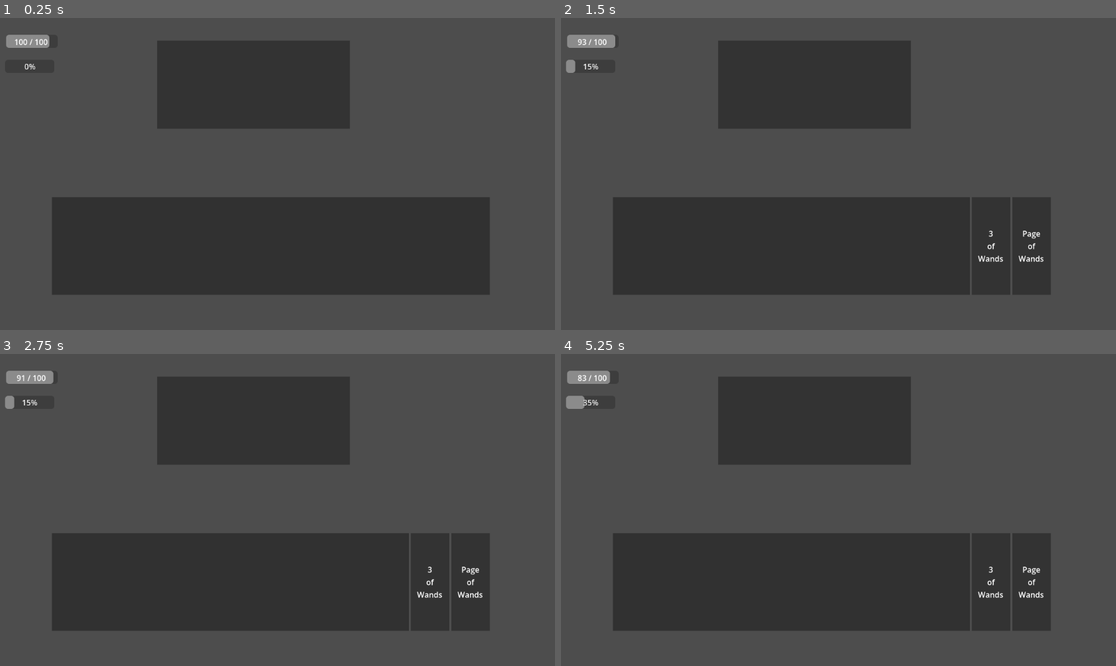
Above: before the commit, frames 1-4 (two rows, left to right).
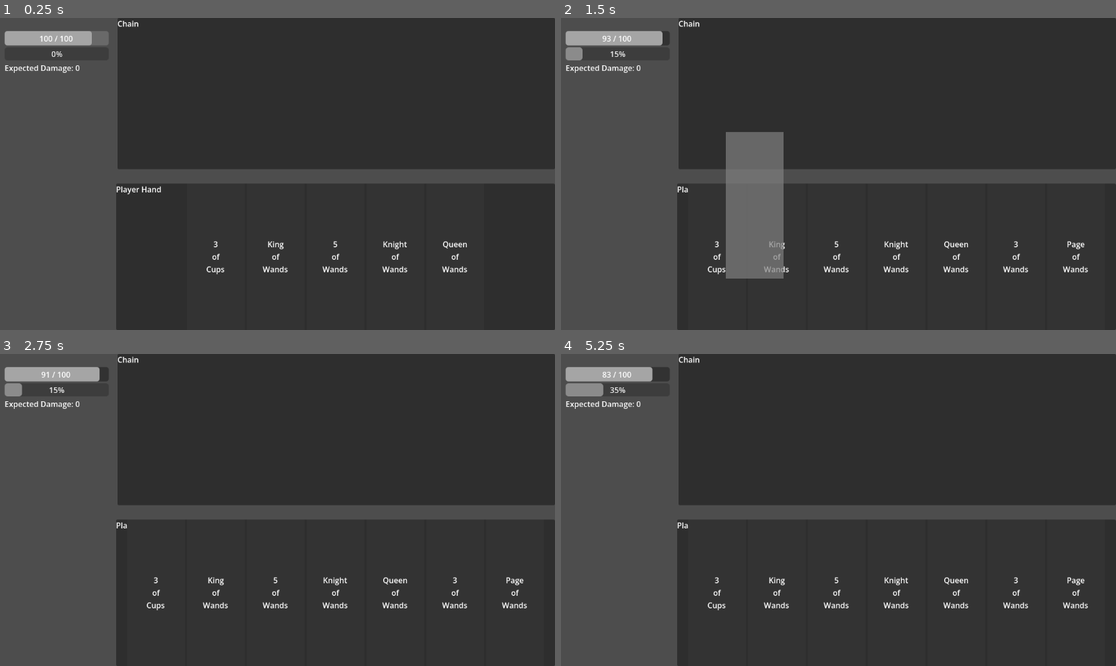
Above: after the commit, the same moments.

Repository: diana-dudak/AddictionGame_Prototype
Game: Godot game, scene res://CombatArena.tscn
Same seed, same stepped clock (60 frames per second), same inputs: the game is played once before the commit and once after it.
Inputs (mouse positions are in pixels of both pictures, inside the frame that each line leads up to):
- Up to frame 1 (0.25 s): no input
- Up to frame 2 (1.5 s): tap Enter (ui_accept) at 0.5, 0.77, 1.25 s; move the mouse to (960, 158) at 0.52 s; hold Right (ui_right) 0.53-1.25 s; click (960, 158) at 0.67 s; drag from (727, 189) to (810, 236) at 1.27 s
- Up to frame 3 (2.75 s): move the mouse to (333, 441) at 2.02 s; hold Right (ui_right) from 2.03 s (still down); click (333, 441) at 2.17 s
- Up to frame 4 (5.25 s): release Right (ui_right) at 2.75 s; tap Enter (ui_accept) at 2.75, 3.77, 4.25, 5 s; drag from (810, 572) to (672, 463) at 2.77 s; move the mouse to (1005, 556) at 3.52 s; click (1005, 556) at 3.67 s; drag from (672, 463) to (755, 432) at 4.27 s; move the mouse to (866, 510) at 5.02 s; click (866, 510) at 5.17 s

The runs differ from the first frame. In frame 1, 49% of the frame differs, in the area x 0-100%, y 0-100%; in frame 2, 53%; in frame 3, 50%; in frame 4, 50%.

Commit message:
basic fight logic setup wip

Diff:
--- a/CardUI.gd
+++ b/CardUI.gd
@@ -1,4 +1,6 @@
 class_name CardUI extends Control
+
+signal card_clicked(card_node: CardUI)
 
 @export var name_label: Label
 var card_data: CardData
@@ -35,3 +37,10 @@
 
 	# 2. Return the data payload we want to drop (returning self passes the whole node)
 	return self
+
+## Built-in Godot function: Listens for raw input on this specific control
+func _gui_input(event: InputEvent) -> void:
+	if event is InputEventMouseButton:
+		# Detect a Left Click when the mouse button is RELEASED (cleaner than pressed)
+		if event.button_index == MOUSE_BUTTON_LEFT and not event.pressed:
+			card_clicked.emit(self)
--- a/CardUI.tscn
+++ b/CardUI.tscn
@@ -3,13 +3,15 @@
 [ext_resource type="Script" uid="uid://mivdvd2780xc" path="res://CardUI.gd" id="1_huidv"]
 
 [node name="CardUI" type="Control" unique_id=86390183 node_paths=PackedStringArray("name_label")]
-custom_minimum_size = Vector2(80, 120)
+custom_minimum_size = Vector2(120, 120)
 layout_mode = 3
 anchors_preset = 15
 anchor_right = 1.0
 anchor_bottom = 1.0
 grow_horizontal = 2
 grow_vertical = 2
+mouse_filter = 1
+mouse_default_cursor_shape = 6
 script = ExtResource("1_huidv")
 name_label = NodePath("ColorRect/Label")
 
@@ -20,6 +22,8 @@
 anchor_bottom = 1.0
 grow_horizontal = 2
 grow_vertical = 2
+mouse_filter = 1
+mouse_default_cursor_shape = 6
 color = Color(0.2, 0.2, 0.2, 1)
 
 [node name="Label" type="Label" parent="ColorRect" unique_id=778854666]
@@ -29,6 +33,9 @@
 anchor_bottom = 1.0
 grow_horizontal = 2
 grow_vertical = 2
+mouse_filter = 1
+mouse_default_cursor_shape = 6
+text = "Rank of Suits"
 horizontal_alignment = 1
 vertical_alignment = 1
 autowrap_mode = 2
--- /dev/null
+++ b/ChainManager.gd
@@ -0,0 +1,28 @@
+class_name ChainManager extends Node
+
+## Calculates expected damage based on the GDD formula
+func calculate_projected_damage(chain: Array[CardData]) -> int:
+	if chain.is_empty():
+		return 0
+
+	var sum_ranks: int = 0
+	## Total multiplier from all sources, for now only from wands
+	var final_multiplier: float = 1.0
+	var wand_multiplier: float = 1.0
+
+	var sword_bonus: int = 0
+
+	for card in chain:
+		sum_ranks += card.rank
+
+		# Apply specific suit logic
+		if card.suit == CardData.Suit.WANDS:
+			wand_multiplier *= 1.5 # Wands act as an exponential multiplier
+		elif card.suit == CardData.Suit.SWORDS:
+			sword_bonus += 5 # Swords add flat raw damage
+
+	final_multiplier = wand_multiplier
+	var base_damage = (sum_ranks + sword_bonus) * chain.size()
+	var final_damage = int(base_damage * final_multiplier)
+
+	return final_damage
--- a/ChainUI.gd
+++ b/ChainUI.gd
@@ -1,21 +1,107 @@
 class_name ChainUI extends HBoxContainer
 
+signal chain_updated(current_chain: Array[CardData])
 signal card_played_to_chain(card_ui: CardUI)
+signal illegal_wp_attempted() # Broadcasts to the UI to trigger the red flash
+
+@export var hand_container: HBoxContainer
+@export var resource_manager: ResourceManager
+
+func _ready() -> void:
+	if not hand_container:
+		push_error("ChainUI: HandContainer not assigned in Inspector!")
 
 ## Built-in Godot function: Checks if the dragged payload is allowed to be dropped here.
-func _can_drop_data(at_position: Vector2, data: Variant) -> bool:
+func _can_drop_data(_at_position: Vector2, data: Variant) -> bool:
 	# Only accept the drop if the data is a CardUI node
 	return data is CardUI
 
 ## Built-in Godot function: Executes when the mouse is released over this control.
-func _drop_data(at_position: Vector2, data: Variant) -> void:
+func _drop_data(_at_position: Vector2, data: Variant) -> void:
 	var card_ui = data as CardUI
 
-	# Remove the card from the HandContainer
+# Get all current cards in the chain
+	var current_chain_nodes = get_children().filter(func(c): return c is CardUI)
+	var chain_length = current_chain_nodes.size()
+
+	var is_cup_bridge = false
+
+	# 1. MATHEMATICAL VALIDATION (The Rule of Three)
+	if chain_length > 0:
+		var previous_card = current_chain_nodes.back() as CardUI
+
+		# We call the helper function we wrote inside the CardData resource
+		if not card_ui.card_data.can_link_with(previous_card.card_data):
+			push_warning("ILLEGAL PLAY: Card rejected. Violates the Rule of Three.")
+			_reject_card_visually(card_ui)
+			return # Abort the drop
+
+		# Check if this specific link is a zero-cost Cup Bridge
+		if card_ui.card_data.suit == CardData.Suit.CUPS and card_ui.card_data.rank == previous_card.card_data.rank:
+			is_cup_bridge = true
+
+	# 2. SIMULATED ECONOMIC VALIDATION (Delta Cost)
+	# Build a temporary array of what the chain WOULD look like
+	var simulated_chain: Array[CardData] = []
+	for node in current_chain_nodes:
+		simulated_chain.append(node.card_data)
+	simulated_chain.append(card_ui.card_data)
+
+	# Ask the manager how much this hypothetical chain costs
+	var projected_cost = resource_manager.calculate_total_chain_cost(simulated_chain)
+
+	if resource_manager.current_wp < projected_cost:
+		push_warning("ILLEGAL PLAY: Insufficient Willpower.")
+		illegal_wp_attempted.emit() # Tell the UIManager to flash the bar red
+		_reject_card_visually(card_ui)
+		return # Abort the drop
+
+	# --- IF WE REACH HERE, THE PLAY IS 100% LEGAL ---
+
 	card_ui.get_parent().remove_child(card_ui)
+	add_child(card_ui)
 
-	# Add it to this ChainContainer
-	add_child(card_ui)
+	if not card_ui.card_clicked.is_connected(_on_card_in_chain_clicked):
+		card_ui.card_clicked.connect(_on_card_in_chain_clicked)
+
+	_recalculate_chain()
 
 	# Broadcast to our game logic that a card was physically played
 	card_played_to_chain.emit(card_ui)
+
+## Adds visual feedback so the player knows their action was rejected.
+func _reject_card_visually(card_ui: CardUI) -> void:
+	# Tween a quick red flash on the dragged card to indicate failure
+	var tween = get_tree().create_tween()
+	tween.tween_property(card_ui, "modulate", Color(1.0, 0.2, 0.2), 0.1)
+	tween.tween_property(card_ui, "modulate", Color(1.0, 1.0, 1.0), 0.2)
+
+
+## Triggers when a card in the chain is clicked
+func _on_card_in_chain_clicked(clicked_card: CardUI) -> void:
+	var target_index = clicked_card.get_index()
+
+	# Get all children currently in the chain
+	var all_cards = get_children()
+
+	# Move the clicked card AND all cards after it back to the hand
+	for i in range(target_index, all_cards.size()):
+		var card_to_return = all_cards[i] as CardUI
+
+		# Disconnect the click signal so it doesn't trigger while in the hand
+		if card_to_return.card_clicked.is_connected(_on_card_in_chain_clicked):
+			card_to_return.card_clicked.disconnect(_on_card_in_chain_clicked)
+
+		remove_child(card_to_return)
+		hand_container.add_child(card_to_return)
+
+	_recalculate_chain()
+
+## Gathers the current data and broadcasts it for math calculation
+func _recalculate_chain() -> void:
+	var current_chain_data: Array[CardData] = []
+	for child in get_children():
+		if child is CardUI:
+			current_chain_data.append(child.card_data)
+
+	chain_updated.emit(current_chain_data)
--- a/CombatArena.tscn
+++ b/CombatArena.tscn
@@ -3,6 +3,7 @@
 [ext_resource type="Script" uid="uid://bnl45oqtjyfji" path="res://ResourceManager.gd" id="1_b5p3j"]
 [ext_resource type="Script" uid="uid://byfsy2rbbrho8" path="res://CombatTester.gd" id="1_h7473"]
 [ext_resource type="Script" uid="uid://bhii3wo3oylrx" path="res://DeckManager.gd" id="1_qn7jf"]
+[ext_resource type="Script" uid="uid://b7elbfu2wth4m" path="res://ChainManager.gd" id="3_fbuh7"]
 [ext_resource type="Script" uid="uid://d3nv3m07qtmiy" path="res://UIManager.gd" id="3_vnun2"]
 [ext_resource type="Script" uid="uid://cr6uaekpn0380" path="res://ChainUI.gd" id="5_mu1jp"]
 [ext_resource type="PackedScene" uid="uid://cekewoxunq38y" path="res://CardUI.tscn" id="5_urmqb"]
@@ -17,31 +18,50 @@
 [node name="ResourceManager" type="Node" parent="Logic" unique_id=251496624]
 script = ExtResource("1_b5p3j")
 
-[node name="ChainManager" type="Node" parent="Logic" unique_id=435828478]
-
 [node name="TurnManager" type="Node" parent="Logic" unique_id=511030698]
 
 [node name="DeckManager" type="Node" parent="Logic" unique_id=629587727]
 script = ExtResource("1_qn7jf")
 
-[node name="UI" type="CanvasLayer" parent="." unique_id=552003944 node_paths=PackedStringArray("resource_manager", "deck_manager", "wp_bar", "voltage_bar", "wp_label", "hand_container")]
+[node name="ChainManager" type="Node" parent="Logic" unique_id=435828478]
+script = ExtResource("3_fbuh7")
+
+[node name="UI" type="CanvasLayer" parent="." unique_id=552003944 node_paths=PackedStringArray("resource_manager", "deck_manager", "chain_manager", "voltage_bar", "projected_wp_bar", "wp_bar", "wp_label", "damage_label", "hand_container", "chain_container")]
 script = ExtResource("3_vnun2")
 resource_manager = NodePath("../Logic/ResourceManager")
 deck_manager = NodePath("../Logic/DeckManager")
-wp_bar = NodePath("WillpowerBar")
-voltage_bar = NodePath("VoltageMeter")
-wp_label = NodePath("WillpowerBar/WPText")
-hand_container = NodePath("HandContainer")
+chain_manager = NodePath("../Logic/ChainManager")
+voltage_bar = NodePath("ResourcesLayout/VoltageMeter")
+projected_wp_bar = NodePath("ResourcesLayout/WPWrapper/ProjectedWPBar")
+wp_bar = NodePath("ResourcesLayout/WPWrapper/WillpowerBar")
+wp_label = NodePath("ResourcesLayout/WPWrapper/WillpowerBar/WPText")
+damage_label = NodePath("ResourcesLayout/DamageCounter")
+hand_container = NodePath("Hand/HandContainer")
 card_scene_template = ExtResource("5_urmqb")
+chain_container = NodePath("Chain/ChainContainer")
 
-[node name="WillpowerBar" type="ProgressBar" parent="UI" unique_id=1794174971]
-offset_left = 14.0
-offset_top = 35.0
-offset_right = 121.0
-offset_bottom = 62.0
+[node name="ResourcesLayout" type="VBoxContainer" parent="UI" unique_id=1670871986]
+offset_left = 11.0
+offset_top = 27.0
+offset_right = 227.0
+offset_bottom = 238.0
+size_flags_horizontal = 0
+size_flags_vertical = 0
+
+[node name="WPWrapper" type="MarginContainer" parent="UI/ResourcesLayout" unique_id=784201767]
+layout_mode = 2
+
+[node name="ProjectedWPBar" type="ProgressBar" parent="UI/ResourcesLayout/WPWrapper" unique_id=1919165470]
+custom_minimum_size = Vector2(100, 30)
+layout_mode = 2
 show_percentage = false
 
-[node name="WPText" type="Label" parent="UI/WillpowerBar" unique_id=1608711493]
+[node name="WillpowerBar" type="ProgressBar" parent="UI/ResourcesLayout/WPWrapper" unique_id=1794174971]
+custom_minimum_size = Vector2(100, 30)
+layout_mode = 2
+show_percentage = false
+
+[node name="WPText" type="Label" parent="UI/ResourcesLayout/WPWrapper/WillpowerBar" unique_id=1608711493]
 layout_mode = 1
 anchors_preset = 15
 anchor_right = 1.0
@@ -55,32 +75,52 @@
 horizontal_alignment = 1
 vertical_alignment = 1
 
-[node name="VoltageMeter" type="ProgressBar" parent="UI" unique_id=960136065]
-offset_left = 12.0
-offset_top = 87.0
-offset_right = 114.0
-offset_bottom = 114.0
+[node name="VoltageMeter" type="ProgressBar" parent="UI/ResourcesLayout" unique_id=960136065]
+layout_mode = 2
 
-[node name="HandContainer" type="HBoxContainer" parent="UI" unique_id=1250201844]
-offset_left = 109.0
-offset_top = 372.0
-offset_right = 1017.0
-offset_bottom = 575.0
+[node name="DamageCounter" type="Label" parent="UI/ResourcesLayout" unique_id=1143852691]
+layout_mode = 2
+text = "Expected Damage: 0"
 
-[node name="ColorRect" type="ColorRect" parent="UI/HandContainer" unique_id=1230285621]
+[node name="Chain" type="PanelContainer" parent="UI" unique_id=2020257081]
+anchors_preset = 1
+anchor_left = 1.0
+anchor_right = 1.0
+offset_left = -907.0
+offset_bottom = 314.0
+grow_horizontal = 0
+
+[node name="ChainLabel" type="Label" parent="UI/Chain" unique_id=694688218]
 layout_mode = 2
-size_flags_horizontal = 3
-color = Color(0.19076231, 0.19076234, 0.19076225, 1)
+size_flags_horizontal = 0
+size_flags_vertical = 0
+text = "Chain"
 
-[node name="ChainContainer" type="HBoxContainer" parent="UI" unique_id=1876728538]
+[node name="ChainContainer" type="HBoxContainer" parent="UI/Chain" unique_id=1876728538 node_paths=PackedStringArray("hand_container", "resource_manager")]
 custom_minimum_size = Vector2(400, 130)
-offset_left = 327.0
-offset_top = 47.0
-offset_right = 727.0
-offset_bottom = 230.0
+layout_mode = 2
+alignment = 1
 script = ExtResource("5_mu1jp")
+hand_container = NodePath("../../Hand/HandContainer")
+resource_manager = NodePath("../../../Logic/ResourceManager")
 
-[node name="ColorRect" type="ColorRect" parent="UI/ChainContainer" unique_id=1683964085]
+[node name="Hand" type="PanelContainer" parent="UI" unique_id=2121939715]
+anchors_preset = 3
+anchor_left = 1.0
+anchor_top = 1.0
+anchor_right = 1.0
+anchor_bottom = 1.0
+offset_left = -910.0
+offset_top = -304.0
+grow_horizontal = 0
+grow_vertical = 0
+
+[node name="HandLabel" type="Label" parent="UI/Hand" unique_id=1447729123]
 layout_mode = 2
-size_flags_horizontal = 3
-color = Color(0.20152658, 0.20152658, 0.20152658, 1)
+size_flags_horizontal = 0
+size_flags_vertical = 0
+text = "Player Hand"
+
+[node name="HandContainer" type="HBoxContainer" parent="UI/Hand" unique_id=1250201844]
+layout_mode = 2
+alignment = 1
--- a/CombatTester.gd
+++ b/CombatTester.gd
@@ -18,9 +18,15 @@
 	# Listen for the Siphon trigger
 	resource_manager.bailout_offered.connect(_on_bailout_offered)
 
+	# Defer the initial draw so the UIManager has time to connect its signals
+	call_deferred("_start_prototype")
+
+func _start_prototype() -> void:
 	print("--- COMBAT PROTOTYPE ONLINE ---")
 	print("Press [SPACE] to take 'The Hit' (Draw Card, -2 WP, +5% Voltage)")
 	print("Press [RIGHT ARROW] to play a card and extend the chain")
+	# Deal the initial 5 cards
+	deck_manager.draw_cards(deck_manager.BASE_DRAW_AMOUNT)
 
 func _unhandled_input(event: InputEvent) -> void:
 	# Ignore input if we are trapped in the bailout dialogue state
--- a/DeckManager.gd
+++ b/DeckManager.gd
@@ -13,7 +13,7 @@
 
 func _ready() -> void:
 	_generate_initial_deck()
-	draw_cards(BASE_DRAW_AMOUNT)
+	#draw_cards(BASE_DRAW_AMOUNT)
 
 ## Generates the starting 28-card deck from 2 random suits.
 func _generate_initial_deck() -> void:
@@ -35,6 +35,7 @@
 
 ## Handles drawing cards, respecting the hard cap.
 func draw_cards(amount: int) -> void:
+	print("--- DECK MANAGER DRAWS CARDS ---")
 	for i in range(amount):
 		if hand.size() >= MAX_HAND_SIZE:
 			push_warning("Hand is full. Cannot draw more cards.")
--- a/ResourceManager.gd
+++ b/ResourceManager.gd
@@ -69,6 +69,21 @@
 	current_voltage += amount_percent
 	voltage_changed.emit(current_voltage)
 
+## Calculates the cumulative WP cost of an entire proposed chain
+func calculate_total_chain_cost(chain: Array[CardData]) -> int:
+	var total_cost: int = 0
+
+	for i in range(chain.size()):
+		var is_cup_bridge: bool = false
+		# The Cup Bridge: Cups bypass the standard rule and cost 0
+		if i > 0 and chain[i].suit == CardData.Suit.CUPS and chain[i].rank == chain[i-1].rank:
+			is_cup_bridge = true
+
+		# Pass the position (i + 1) to the existing cost formula
+		total_cost += get_card_cost(i + 1, is_cup_bridge)
+
+	return total_cost
+
 ## Signals the game state that Aurelius is offering a deal.
 func trigger_bailout_offer() -> void:
 	push_warning("Aurelius Siphon Triggered: Player WP critical (< 10).")
--- a/UIManager.gd
+++ b/UIManager.gd
@@ -1,26 +1,24 @@
 class_name UIManager extends CanvasLayer
 
 @export_category("Logic Dependencies")
-## Drag the ResourceManager node from your scene tree into this slot in the inspector
 @export var resource_manager: ResourceManager
-## Drag your DeckManager here
 @export var deck_manager: DeckManager
+@export var chain_manager: ChainManager
 
 @export_category("UI Elements")
-## Drag the WillpowerBar node here$WillpowerBar
+@export var voltage_bar: ProgressBar
+@export var projected_wp_bar: ProgressBar
 @export var wp_bar: ProgressBar
-## Drag the VoltageMeter node here
-@export var voltage_bar: ProgressBar
-
-@export_category("UI Labels")
-## Drag the WPText (Label) node here in the Inspector
 @export var wp_label: Label
+@export var damage_label: Label
 
 @export_category("Card Containers")
-## Drag the HandContainer here
 @export var hand_container: HBoxContainer
-## Drag your newly created CardUI.tscn from the FileSystem here
 @export var card_scene_template: PackedScene
+@export var chain_container: ChainUI
+
+var _blink_tween: Tween
+var _last_projected_cost: int = 0
 
 func _ready() -> void:
 	# 1. Validate dependencies (Defensive Programming)
@@ -38,8 +36,23 @@
 	resource_manager.max_wp_clipped.connect(_on_max_wp_clipped)
 
 	# Note: The initial sync is handled by the deferred signal in ResourceManager._ready()
-	if deck_manager:
-		deck_manager.card_drawn.connect(_on_card_drawn)
+	if deck_manager: deck_manager.card_drawn.connect(_on_card_drawn)
+
+	# Connect the physical chain to the UI display
+	if chain_container and chain_manager:
+		chain_container.chain_updated.connect(_on_chain_updated)
+		chain_container.illegal_wp_attempted.connect(_on_illegal_wp_attempted)
+
+func _on_chain_updated(current_chain: Array[CardData]) -> void:
+	var projected_damage = chain_manager.calculate_projected_damage(current_chain)
+
+	# Add some horror-themed visual feedback if damage is massive
+	if projected_damage > 100:
+		damage_label.modulate = Color(1.0, 0.2, 0.2) # Turn red
+	else:
+		damage_label.modulate = Color(1.0, 1.0, 1.0)
+
+	damage_label.text = "Expected Damage: " + str(projected_damage)
 
 ## Instantiates a visual card when the logic layer draws one.
 func _on_card_drawn(card_data: CardData) -> void:
@@ -56,6 +69,11 @@
 ## Animates the Willpower bar changing.
 func _on_wp_changed(current_wp: int, max_wp: int) -> void:
 	wp_bar.max_value = max_wp
+	projected_wp_bar.max_value = max_wp
+	projected_wp_bar.value = float(current_wp)
+
+	# Re-apply any existing projection slice
+	_apply_projected_visuals(_last_projected_cost)
 
 	# Update the exact numbers on our custom label
 	wp_label.text = str(current_wp) + " / " + str(max_wp)
@@ -97,3 +115,40 @@
 	var tween = get_tree().create_tween()
 	tween.tween_property(wp_bar, "modulate", Color(0.2, 0.2, 0.2), 0.1) # Flash dark
 	tween.tween_property(wp_bar, "modulate", Color(1.0, 1.0, 1.0), 0.5) # Fade back to normal
+
+## Rapid red flash for an illegal move
+func _on_illegal_wp_attempted() -> void:
+	if _blink_tween:
+		_blink_tween.kill()
+
+	projected_wp_bar.modulate = Color(1.0, 0.0, 0.0, 1.0) # Snap to Red
+
+	var flash = get_tree().create_tween()
+	flash.tween_property(projected_wp_bar, "modulate:a", 0.2, 0.08)
+	flash.tween_property(projected_wp_bar, "modulate:a", 1.0, 0.08)
+	flash.set_loops(3) # Blink 3 times rapidly
+
+	# When the error flash finishes, return to the normal yellow warning state
+	flash.finished.connect(func(): _apply_projected_visuals(_last_projected_cost))
+
+## The core logic for animating the Delta Bar
+func _apply_projected_visuals(cost: int) -> void:
+	var remaining_wp = resource_manager.current_wp - cost
+
+	# Slide the foreground bar down to reveal the projected cost slice
+	var tween = get_tree().create_tween()
+	tween.tween_property(wp_bar, "value", float(remaining_wp), 0.2).set_trans(Tween.TRANS_SINE)
+
+	wp_label.text = str(remaining_wp) + " / " + str(resource_manager.current_max_wp)
+
+	# Handle the slow, threatening yellow blink
+	if _blink_tween:
+		_blink_tween.kill()
+
+	if cost > 0:
+		projected_wp_bar.modulate = Color(1.0, 0.8, 0.0, 1.0) # Yellow
+		_blink_tween = get_tree().create_tween().set_loops()
+		_blink_tween.tween_property(projected_wp_bar, "modulate:a", 0.3, 0.6)
+		_blink_tween.tween_property(projected_wp_bar, "modulate:a", 1.0, 0.6)
+	else:
+		projected_wp_bar.modulate = Color(1.0, 1.0, 1.0, 1.0)
Not shown, added: ChainManager.gd.uid
